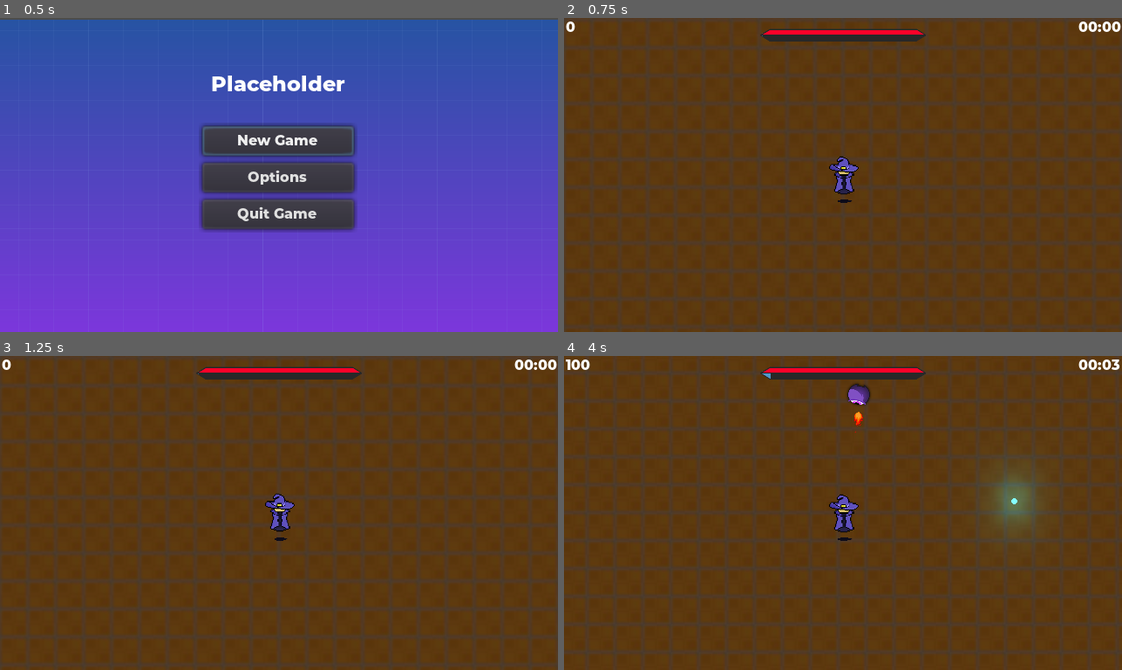
Above: before the commit, frames 1-4 (two rows, left to right).
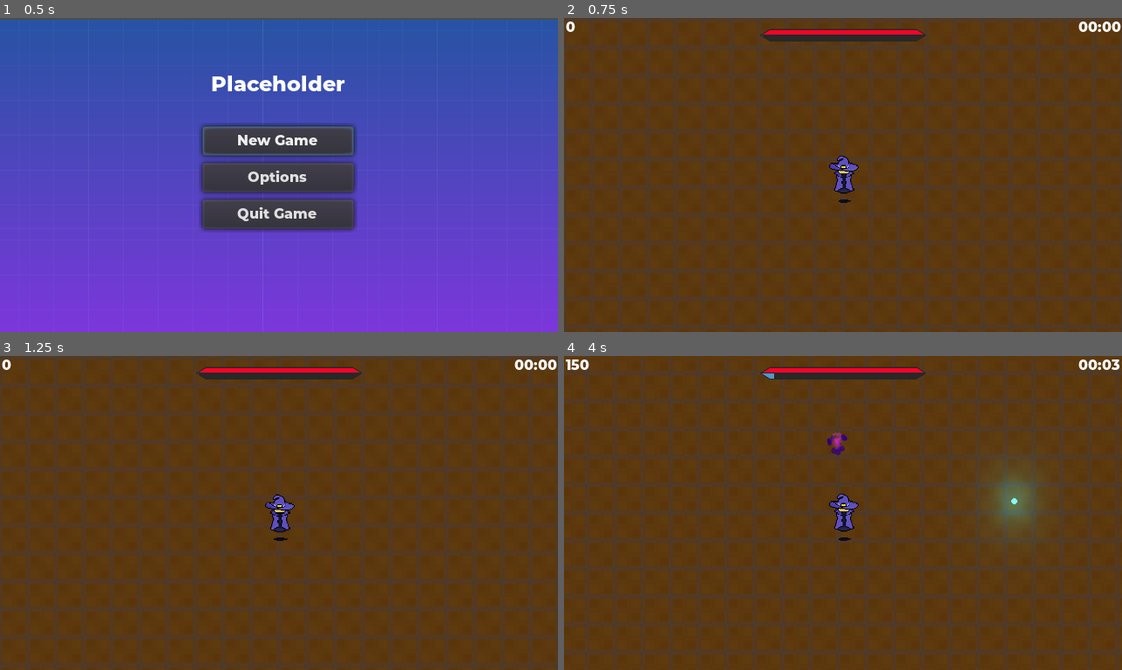
Above: after the commit, the same moments.

Repository: emsidhu/Endless-Survival
Game: Godot game, scene res://Menus/MainMenu.tscn
Two runs of this game, one before a commit and one after it. Both use one fixed random seed, a clock stepped at 60 frames per second and the inputs below. Sound files missing from this copy of the repository are replaced by a short silence.
Inputs (mouse positions are in pixels of both pictures, inside the frame that each line leads up to):
- Up to frame 1 (0.5 s): no input
- Up to frame 2 (0.75 s): click "New Game" at 0.5 s
- Up to frame 3 (1.25 s): no input
- Up to frame 4 (4 s): move the mouse to (965, 497) at 1.27 s; hold Right (ui_right) 1.28-2.03 s; move the mouse to (731, 528) at 2.02 s; hold Down (ui_down) 2.03-2.78 s; move the mouse to (898, 443) at 2.77 s; hold Right (ui_right) 2.78-3.53 s; move the mouse to (815, 575) at 3.52 s; hold Up (ui_up) from 3.53 s (still down)

Frame 1 is identical in both runs. In frame 2, 0.2% of the frame differs, in the area x 47-53%, y 43-59%; in frame 3, 0.2%; in frame 4, 0.7%, in the area x 1-55%, y 1-59%.

Commit message:
Made eye enemy move in bursts
Whenever it stretches it gets a burst of speed. (like how a jellyfish moves)

Diff:
--- a/Enemies/Enemy.gd
+++ b/Enemies/Enemy.gd
@@ -50,14 +50,15 @@
 		direction = direction.normalized()
 
 	rotation = 0
-	rotate(velocity.angle())
+	if (velocity != Vector2.ZERO):
+		rotate(velocity.angle())
 
 	if softCollision.is_colliding():
 		velocity += softCollision.get_push_vector() * delta * SOFTPOWER
 	knockback = knockback.move_toward(Vector2.ZERO, FRICTION*delta)
 	knockback = move_and_slide(knockback)
 
-	velocity = move_and_slide(velocity)
+	move_and_collide(velocity * delta)
 	if health <= 0:
 		die()
 
--- a/Enemies/Eye.tscn
+++ b/Enemies/Eye.tscn
@@ -100,8 +100,9 @@
 
 [node name="Eye" type="KinematicBody2D" groups=["Enemies"]]
 script = ExtResource( 3 )
-minSpeed = 28
-maxSpeed = 42
+minSpeed = 55
+maxSpeed = 80
+FRICTION = 100
 SOFTPOWER = 900
 
 [node name="AnimatedSprite" type="AnimatedSprite" parent="."]
--- a/World/World.tscn
+++ b/World/World.tscn
@@ -48,7 +48,7 @@
 position = Vector2( 160, 89 )
 
 [node name="AnimatedSprite" parent="YSort/Player" index="0"]
-frame = 3
+frame = 2
 
 [node name="RemoteTransform2D" parent="YSort/Player" index="4"]
 remote_path = NodePath("../../../Camera2D")
